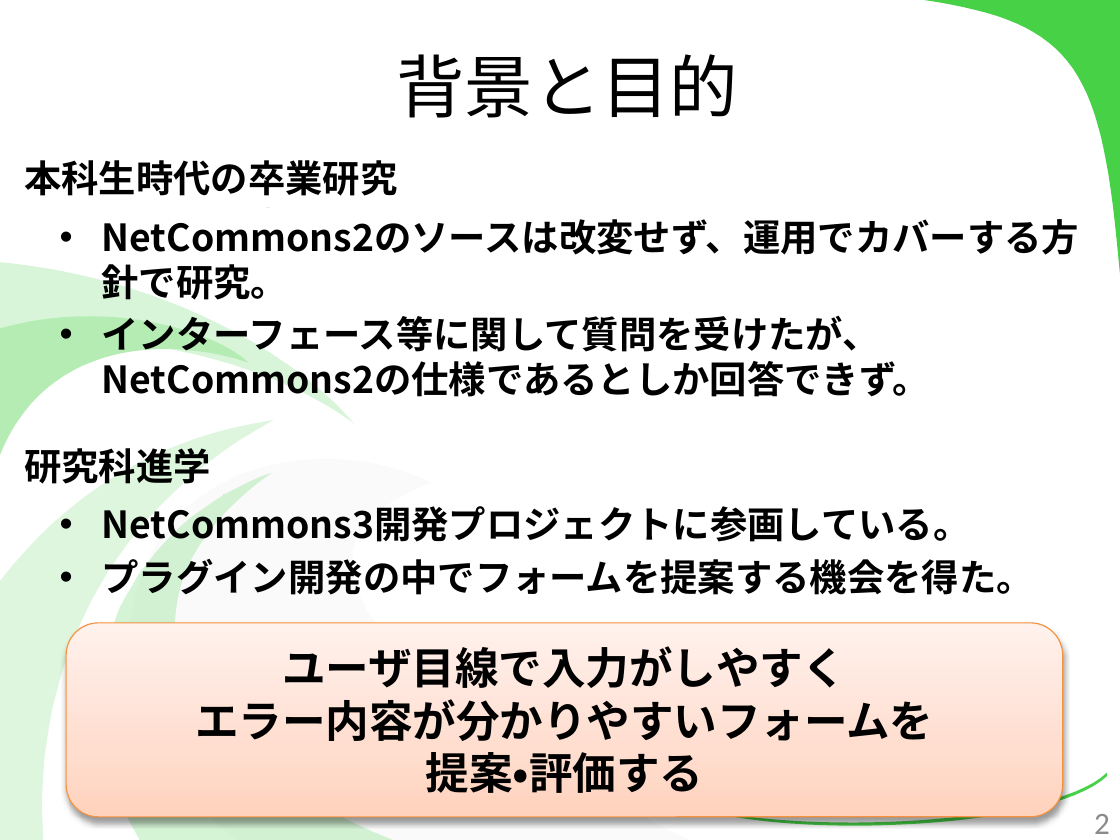
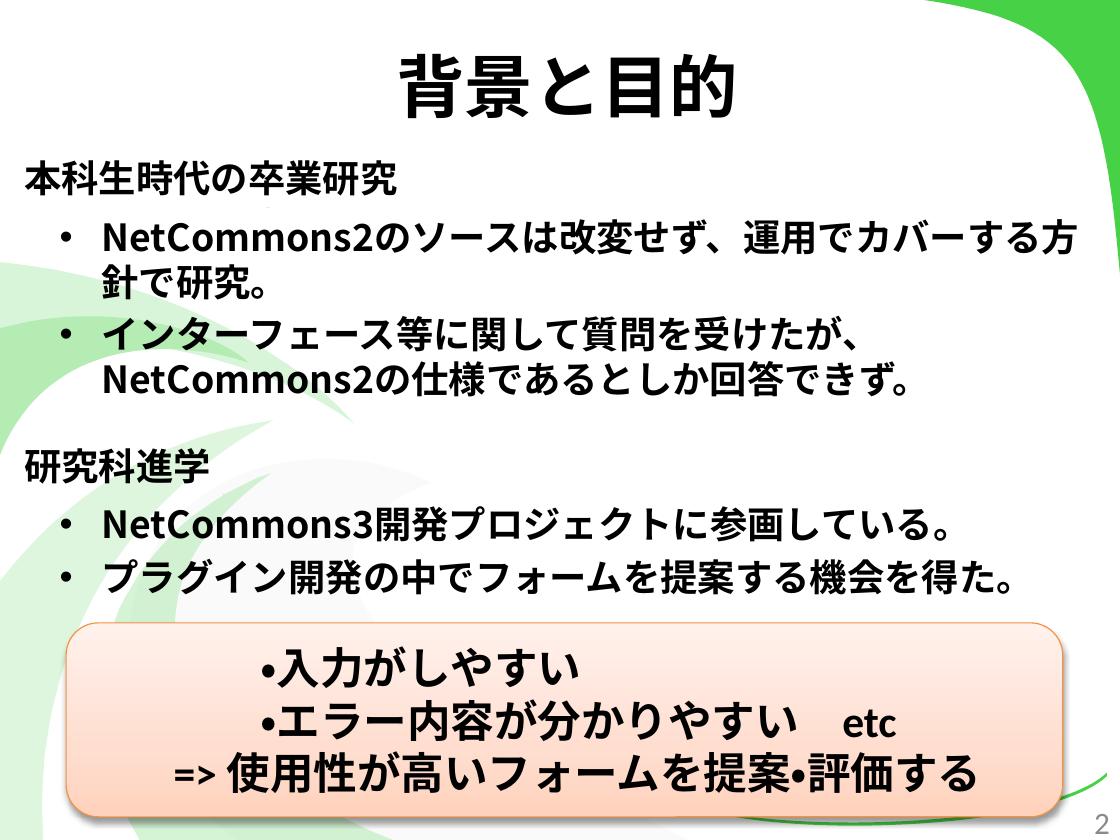
Before and after one commit to kotaro0717/Report-Management, a slide deck: slide 2 of PowerPoint/report_hokada.pptx. Drawn at 1120x840 pixels with LibreOffice and Linux fonts; fonts in the diff are those of the drawing. Boxes give left, top, right and bottom in pixels: in the first picture for what was removed or moved away, otherwise in the second. Text is boxed around its words. In the diff, an @@ line names an element or a change of style, - is before the commit and + after.

```diff
--- a/PowerPoint/report_hokada.pptx
+++ b/PowerPoint/report_hokada.pptx
@@ text "背景と目的" at box(396, 53, 738, 119): bold on @@
@@ text in rounded rectangle at box(227, 646, 982, 793): text changed @@
-ユーザ目線で入力がしやすく
-エラー内容が分かりやすいフォームを
-提案・評価する
+・入力がしやすい
+・エラー内容が分かりやすい etc
+=> 使用性が高いフォームを提案・評価する
```
Also in this commit, not shown: 37 other slides changed, 5 slides added.
